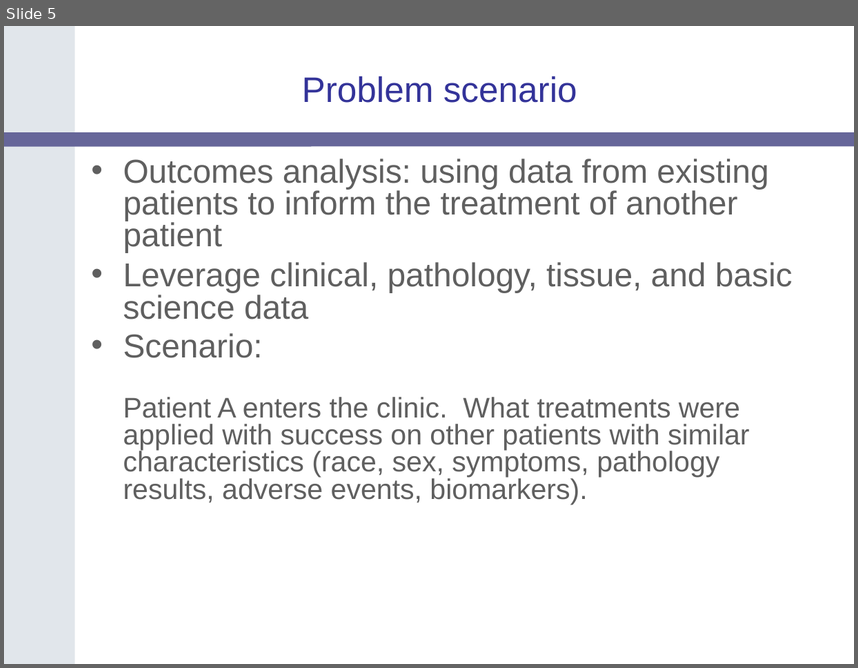
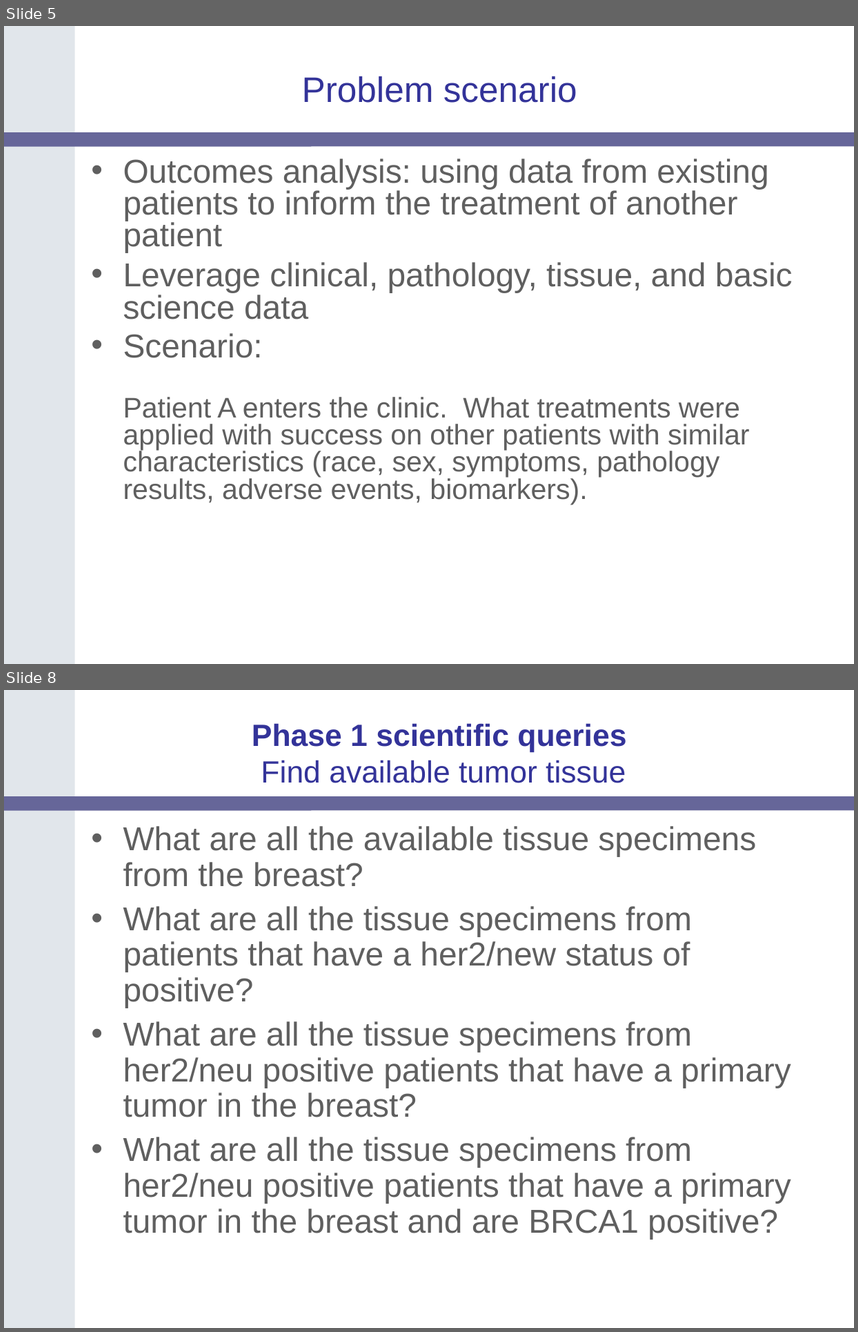
Before and after one commit to NCIP/catrip, a slide deck: catrip/documentation/presentations/catrip_beta_demo_2006_11_01/catrip_demo_2006_11_01.ppt. Shown one above the other, each under a label of ours: slide 5 before the commit, slides 5 and 8 after it; the slides between them are not shown. The pictures are 858x668 and 858x1332 pixels, drawn with LibreOffice and Linux fonts; fonts in the diff are those of the drawing; background and template pictures are left out. Boxes give left, top, right and bottom in pixels: in the first picture for what was removed or moved away, otherwise in the second. Text is boxed around its words. In the diff, an @@ line names an element or a change of style, - is before the commit and + after.

```diff
--- a/catrip/documentation/presentations/catrip_beta_demo_2006_11_01/catrip_demo_2006_11_01.ppt
+++ b/catrip/documentation/presentations/catrip_beta_demo_2006_11_01/catrip_demo_2006_11_01.ppt
@@ slide 8 added at (4,690,854,1328), background #FFFFFF; not listed: 2 template elements that a slide beside it also shows @@
@@ title added at (252,723,626,783), 26 pt, text #333399 @@
+Phase 1 scientific queries
+Find available tumor tissue
@@ text added at (123,826,791,1239), 28 pt, text #5F5F5F @@
+• What are all the available tissue specimens from the breast?
+• What are all the tissue specimens from patients that have a her2/new status of positive?
+• What are all the tissue specimens from her2/neu positive patients that have a primary tumor in the breast?
+• What are all the tissue specimens from her2/neu positive patients that have a primary tumor in the breast and are BRCA1 positive?
```
Also in this commit, not shown: 15 other slides added.
